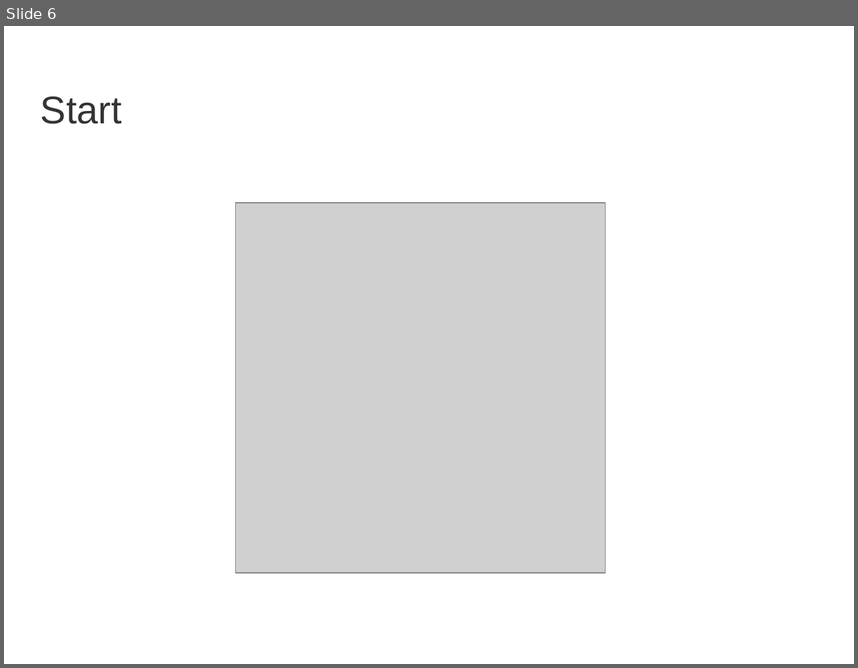
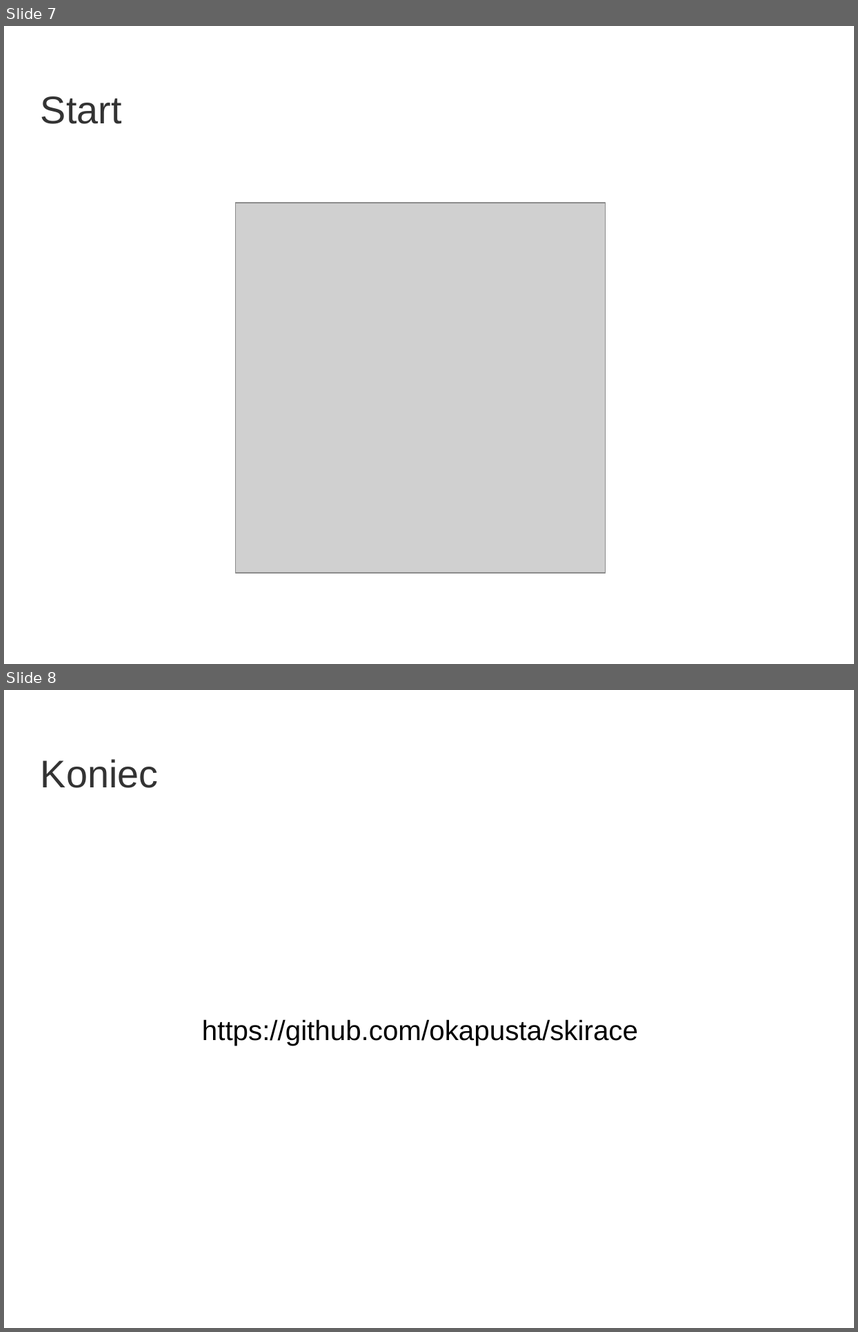
Before and after one commit to okapusta/skirace, a slide deck: doc/prezentacja.odp. Shown one above the other, each under a label of ours: slide 6 before the commit, slides 7 and 8 after it. The pictures are 858x668 and 858x1332 pixels, drawn with LibreOffice and Linux fonts; fonts in the diff are those of the drawing; grey boxes stand for pictures; background and template pictures are left out. Boxes give left, top, right and bottom in pixels: in the first picture for what was removed or moved away, otherwise in the second. Text is boxed around its words. In the diff, an @@ line names an element or a change of style, - is before the commit and + after.

```diff
--- a/doc/prezentacja.odp
+++ b/doc/prezentacja.odp
@@ slide 8 added at (x1=4, y1=690, x2=854, y2=1328), background picture (left out) @@
@@ title added at (x1=41, y1=759, x2=159, y2=788), 36 pt, text #333333 @@
+Koniec
@@ text added at (x1=202, y1=1019, x2=638, y2=1045), 26 pt, text #000000 @@
+https://github.com/okapusta/skirace
@@ what was slide 6 is now slide 7 @@
```
Also in this commit, not shown: 1 slide changed, 1 other slide added, 11 other files.
